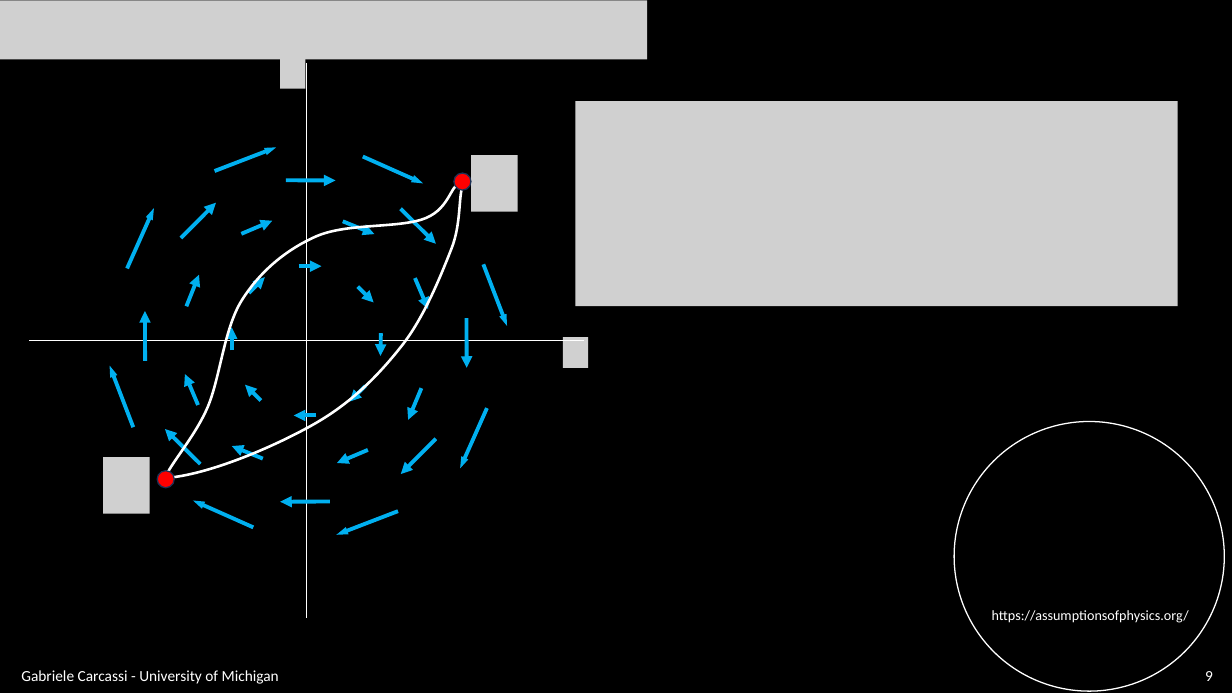
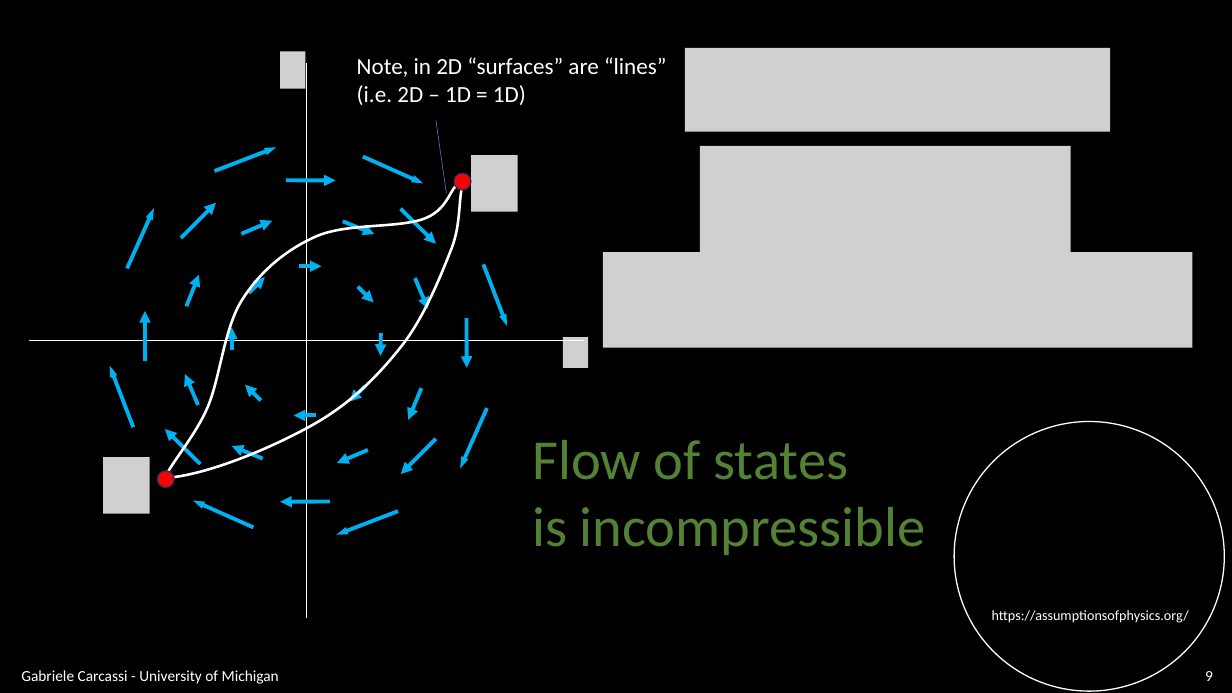
Before and after one commit to assumptionsofphysics/slides, a slide deck: slide 9 of BookCompanions-v2/RP-Class-3.pptx. Drawn at 1232x693 pixels with LibreOffice and Linux fonts; fonts in the diff are those of the drawing; grey boxes stand for pictures; background and template pictures are left out. Boxes give left, top, right and bottom in pixels: in the first picture for what was removed or moved away, otherwise in the second. Text is boxed around its words. In the diff, an @@ line names an element or a change of style, - is before the commit and + after.

```diff
--- a/BookCompanions-v2/RP-Class-3.pptx
+++ b/BookCompanions-v2/RP-Class-3.pptx
@@ picture removed at bbox=[0, 0, 647, 59] @@
@@ text added at bbox=[357, 57, 667, 105], 18 pt, text #FFFFFF @@
+Note, in 2D “surfaces” are “lines”
+(i.e. 2D – 1D = 1D)
@@ picture added at bbox=[685, 48, 1110, 132] @@
@@ line added from (436, 120) to (446, 193), #4472C4 0.5 pt @@
@@ picture added at bbox=[701, 146, 1071, 253] @@
@@ picture: place and size @@
-picture at bbox=[576, 102, 1178, 307]
+picture at bbox=[603, 252, 1192, 348]
@@ text added at bbox=[532, 440, 925, 555], 44 pt, text #548235 @@
+Flow of states
+is incompressible
```
Also in this commit, not shown: 8 other slides changed, 3 slides added.
